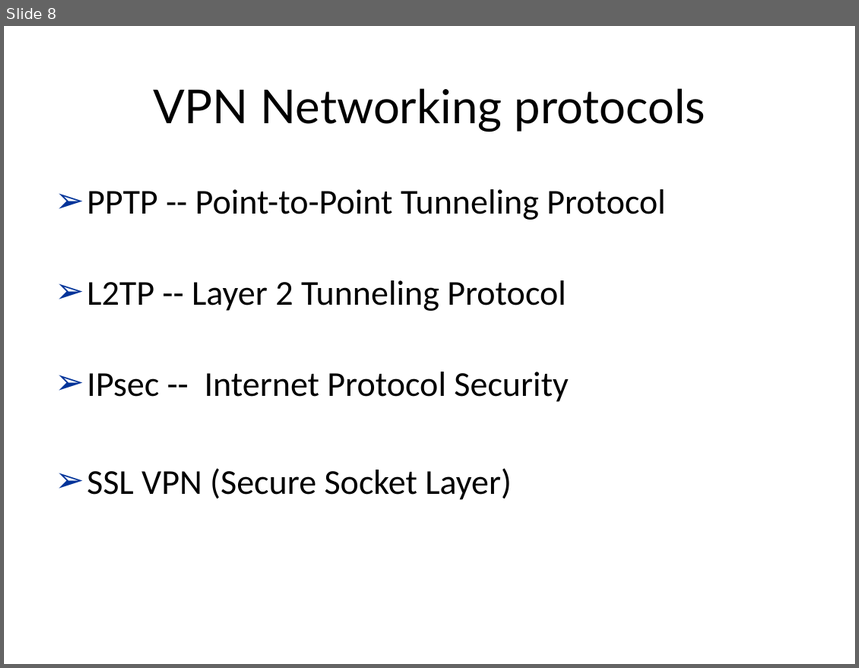
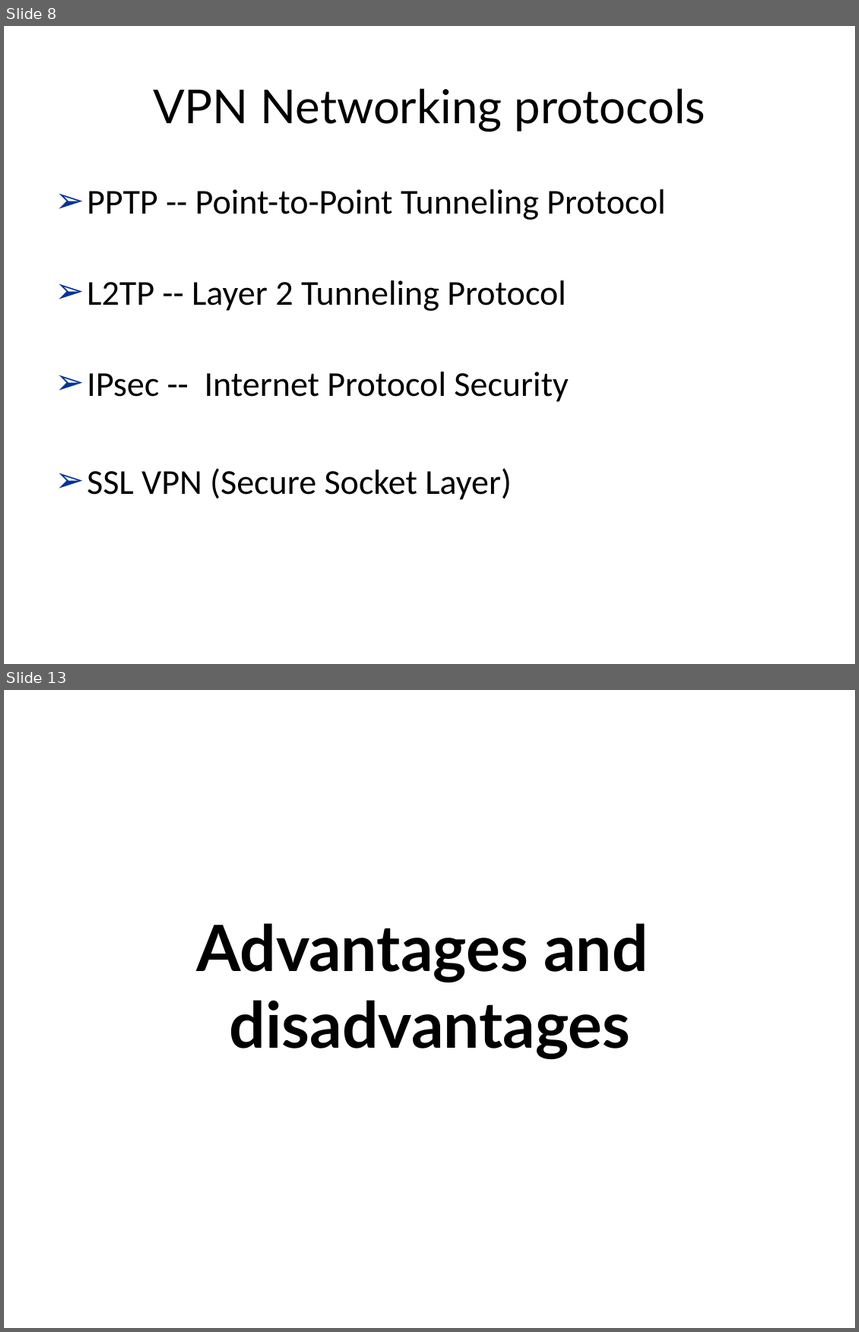
Before and after one commit to congnv8192/virtual-private-network-demo, a slide deck: present/VIRTUAL PRIVATE NETWORKS.pptx. Shown one above the other, each under a label of ours: slide 8 before the commit, slides 8 and 13 after it; the slides between them are not shown. The pictures are 859x668 and 859x1332 pixels, drawn with LibreOffice and Linux fonts; fonts in the diff are those of the drawing; background and template pictures are left out. Boxes give left, top, right and bottom in pixels: in the first picture for what was removed or moved away, otherwise in the second. Text is boxed around its words. In the diff, an @@ line names an element or a change of style, - is before the commit and + after.

```diff
--- a/present/VIRTUAL PRIVATE NETWORKS.pptx
+++ b/present/VIRTUAL PRIVATE NETWORKS.pptx
@@ slide 13 added at box(4, 690, 855, 1328), background picture (left out) @@
@@ title added at box(196, 923, 648, 1059), 54 pt, text #000000, bold @@
+Advantages and
+disadvantages
```
Also in this commit, not shown: 10 slides changed, 10 other slides added, 12 other files.
